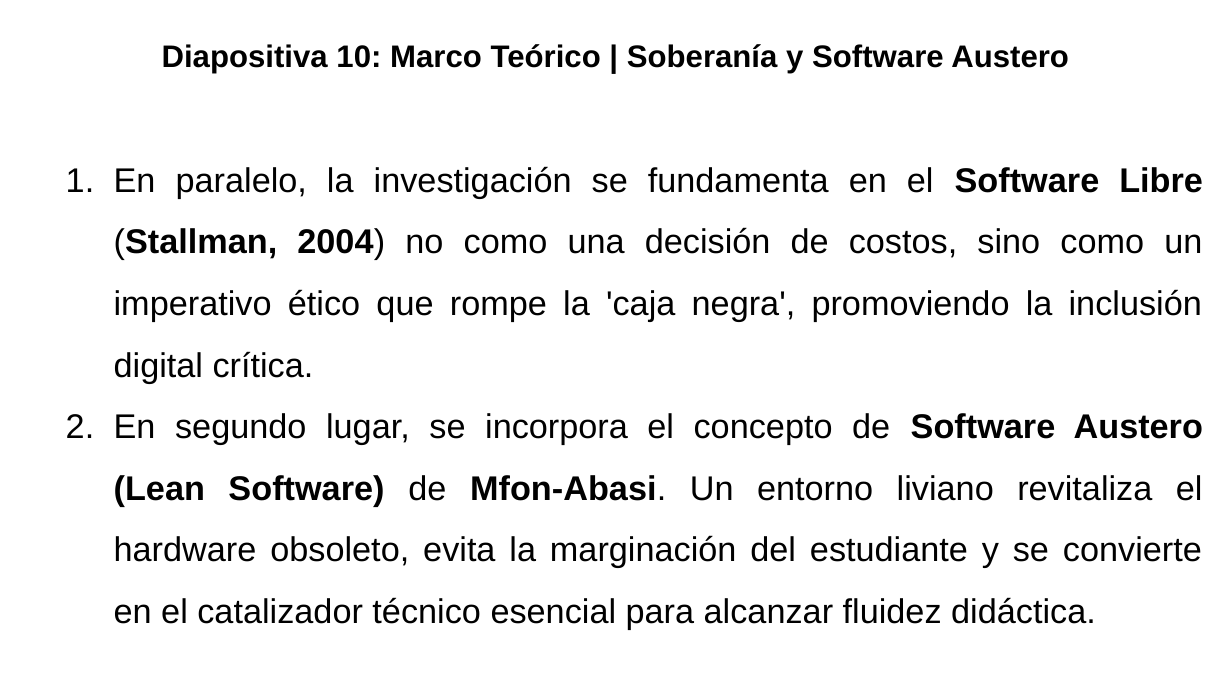
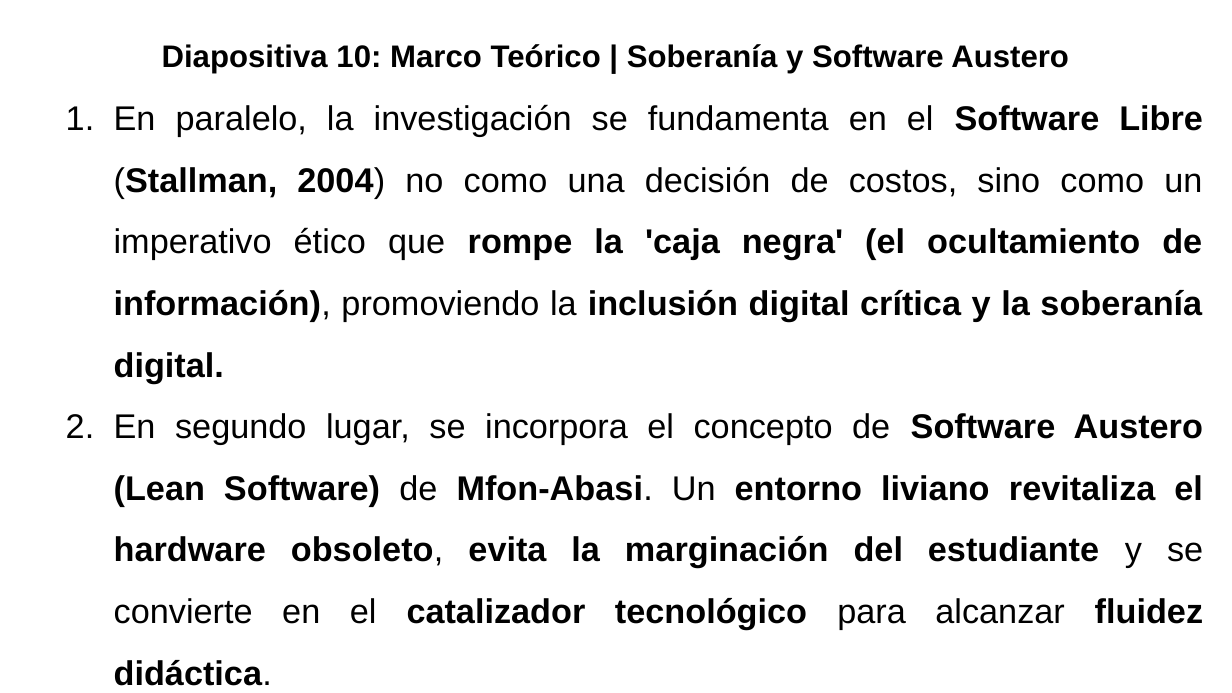
Before and after one commit to gabrielinuz/gabrielinuz.github.io, a slide deck: slide 11 of doc/GUION_DE_DEFENSA_LTE.pptx. Drawn at 1232x693 pixels with LibreOffice and Linux fonts; fonts in the diff are those of the drawing. Boxes give left, top, right and bottom in pixels: in the first picture for what was removed or moved away, otherwise in the second. Text is boxed around its words. In the diff, an @@ line names an element or a change of style, - is before the commit and + after.

```diff
--- a/doc/GUION_DE_DEFENSA_LTE.pptx
+++ b/doc/GUION_DE_DEFENSA_LTE.pptx
@@ text at [114,104,1203,686]: text changed; bold on @@
-1. En paralelo, la investigación se fundamenta en el Software Libre (Stallman, 2004) no como una decisión de costos, sino como un imperativo ético que rompe la 'caja negra', promoviendo la inclusión digital crítica.
-2. En segundo lugar, se incorpora el concepto de Software Austero (Lean Software) de Mfon-Abasi. Un entorno liviano revitaliza el hardware obsoleto, evita la marginación del estudiante y se convierte en el catalizador técnico esencial para alcanzar fluidez didáctica.
+1. En paralelo, la investigación se fundamenta en el Software Libre (Stallman, 2004) no como una decisión de costos, sino como un imperativo ético que rompe la 'caja negra' (el ocultamiento de información), promoviendo la inclusión digital crítica y la soberanía digital.
+2. En segundo lugar, se incorpora el concepto de Software Austero (Lean Software) de Mfon-Abasi. Un entorno liviano revitaliza el hardware obsoleto, evita la marginación del estudiante y se convierte en el catalizador tecnológico para alcanzar fluidez didáctica.
```
Also in this commit, not shown: 12 other slides changed, 1 other file.
